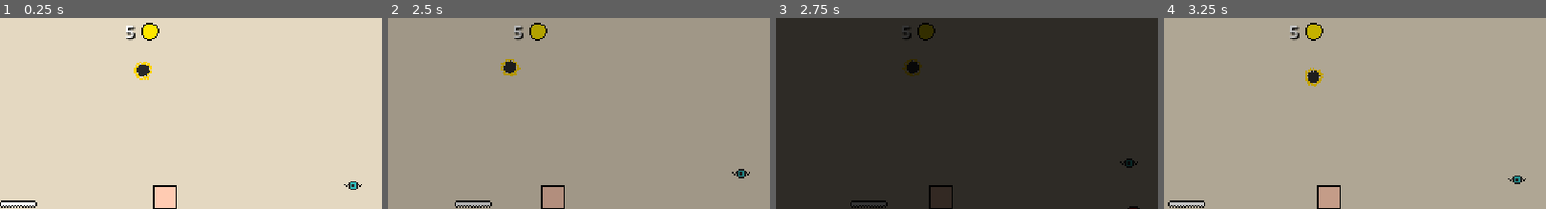
Above: before the commit, frames 1-4 (left to right).
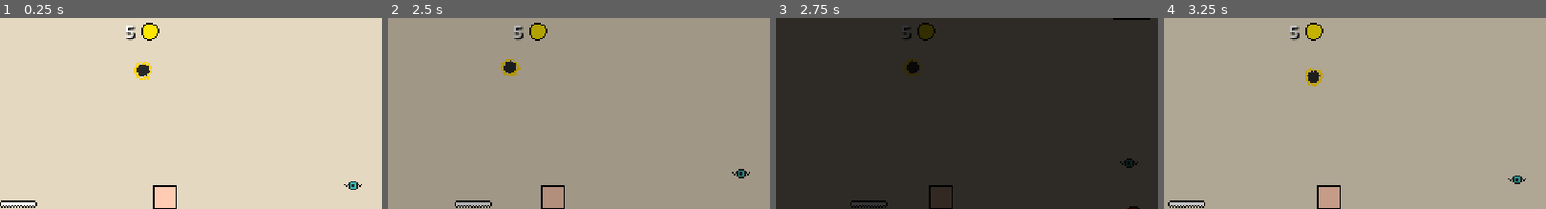
Above: after the commit, the same moments.

Repository: yannicka/ninja
Game: Godot game, scene res://src/Scenes/Game.tscn
Two runs of this game, one before a commit and one after it. Both use one fixed random seed, a clock stepped at 60 frames per second and the inputs below.
Inputs (mouse positions are % of the whole screen's width and height, from its top left):
- Up to frame 1 (0.25 s): no input
- Up to frame 2 (2.5 s): move the mouse to (72, 45) at 0.52 s; hold Space (space) 0.53-1.28 s; hold Right (ui_right) 0.53-2.03 s; click (72, 45) at 0.67 s; tap Up (ui_up) at 0.77, 1.52 s; move the mouse to (30, 55) at 1.27 s; tap Space (space) at 1.35 s; move the mouse to (60, 28) at 2.02 s; hold Left (ui_left) from 2.03 s (still down); hold Space (space) from 2.03 s (still down)
- Up to frame 3 (2.75 s): keep holding Left (ui_left); keep holding Space (space)
- Up to frame 4 (3.25 s): move the mouse to (45, 70) at 2.77 s; release Left (ui_left) at 2.78 s; release Space (space) at 2.78 s; hold Right (ui_right) from 2.78 s (still down); tap Space (space) at 2.85 s; click (45, 70) at 2.92 s; tap Up (ui_up) at 3.02 s
The pictures show only the part of the screen within x 33-83%, y 0-50%; the shares and areas given below are measured in that part.

Frames 1-2 are identical in both runs. In frame 3, 0.1% of the frame differs, in the area x 88-98%, y 0-1%; in frame 4, nothing differs.

Commit message:
Générateur de plateformes

Diff:
--- a/src/Enemies/Eye.tscn
+++ b/src/Enemies/Eye.tscn
@@ -67,6 +67,8 @@
 script = ExtResource("1_l4aqx")
 
 [node name="CharacterBody2d" type="CharacterBody2D" parent="."]
+collision_layer = 0
+collision_mask = 0
 
 [node name="AnimatedSprite2d" type="AnimatedSprite2D" parent="CharacterBody2d"]
 frames = SubResource("SpriteFrames_nve8d")
--- a/src/Enemies/Fireball.tscn
+++ b/src/Enemies/Fireball.tscn
@@ -21,6 +21,21 @@
 [sub_resource type="CircleShape2D" id="CircleShape2D_2gx8n"]
 radius = 4.12311
 
+[sub_resource type="Animation" id="Animation_trpje"]
+length = 0.001
+tracks/0/type = "value"
+tracks/0/imported = false
+tracks/0/enabled = true
+tracks/0/path = NodePath("AnimatableBody2D:position")
+tracks/0/interp = 1
+tracks/0/loop_wrap = true
+tracks/0/keys = {
+"times": PackedFloat32Array(0),
+"transitions": PackedFloat32Array(1),
+"update": 0,
+"values": [Vector2(0, 0)]
+}
+
 [sub_resource type="Animation" id="Animation_nyvv8"]
 resource_name = "fire"
 length = 5.0
@@ -38,21 +53,6 @@
 "values": [Vector2(0, 0), Vector2(0, 0), Vector2(0, -200), Vector2(0, 0)]
 }
 
-[sub_resource type="Animation" id="Animation_trpje"]
-length = 0.001
-tracks/0/type = "value"
-tracks/0/imported = false
-tracks/0/enabled = true
-tracks/0/path = NodePath("AnimatableBody2D:position")
-tracks/0/interp = 1
-tracks/0/loop_wrap = true
-tracks/0/keys = {
-"times": PackedFloat32Array(0),
-"transitions": PackedFloat32Array(1),
-"update": 0,
-"values": [Vector2(0, 0)]
-}
-
 [sub_resource type="AnimationLibrary" id="AnimationLibrary_lr1kc"]
 _data = {
 "RESET": SubResource("Animation_trpje"),
@@ -63,6 +63,8 @@
 script = ExtResource("1_wciyo")
 
 [node name="AnimatableBody2D" type="AnimatableBody2D" parent="."]
+collision_layer = 0
+collision_mask = 0
 
 [node name="AnimatedSprite2D" type="AnimatedSprite2D" parent="AnimatableBody2D"]
 frames = SubResource("SpriteFrames_b4154")
--- /dev/null
+++ b/src/Generator/VerticalPlatformGenerator.gd
@@ -0,0 +1,18 @@
+extends Node2D
+
+const VerticalPlatform = preload("res://src/Platforms/VerticalPlatform.tscn")
+
+var timer = Timer.new()
+
+func _ready():
+	timer.connect("timeout", generate)
+	timer.wait_time = 2
+	add_child(timer)
+	timer.start()
+
+func generate():
+	var vertical_platform = VerticalPlatform.instantiate()
+	vertical_platform.position = global_position
+	get_tree().current_scene.add_child(vertical_platform)
+
+	timer.start()
--- /dev/null
+++ b/src/Generator/VerticalPlatformGenerator.tscn
@@ -0,0 +1,6 @@
+[gd_scene load_steps=2 format=3 uid="uid://dy32lcdr3t117"]
+
+[ext_resource type="Script" path="res://src/Generator/VerticalPlatformGenerator.gd" id="1_a4hoo"]
+
+[node name="VerticalPlatformGenerator" type="Node2D"]
+script = ExtResource("1_a4hoo")
--- a/src/Levels/Level1.tscn
+++ b/src/Levels/Level1.tscn
@@ -16,6 +16,7 @@
 [ext_resource type="PackedScene" uid="uid://cmtqborvhjkhc" path="res://src/Enemies/Fireball.tscn" id="14_vtwaj"]
 [ext_resource type="PackedScene" uid="uid://42eefgbk72c4" path="res://src/Items/Boost.tscn" id="15_nf1ta"]
 [ext_resource type="PackedScene" uid="uid://csjovr836mnha" path="res://src/Items/Coin.tscn" id="16_wq47q"]
+[ext_resource type="PackedScene" uid="uid://dy32lcdr3t117" path="res://src/Generator/VerticalPlatformGenerator.tscn" id="17_2e4b5"]
 
 [node name="Level1" type="Node2D"]
 
@@ -80,3 +81,6 @@
 
 [node name="Coin3" parent="." instance=ExtResource("16_wq47q")]
 position = Vector2(120, 185)
+
+[node name="VerticalPlatformGenerator" parent="." instance=ExtResource("17_2e4b5")]
+position = Vector2(408, -16)
--- /dev/null
+++ b/src/Platforms/VerticalPlatform.gd
@@ -0,0 +1,6 @@
+extends AnimatableBody2D
+
+var velocity = Vector2(0, 20)
+
+func _process(delta: float):
+	var collision = move_and_collide(velocity * delta)
--- /dev/null
+++ b/src/Platforms/VerticalPlatform.tscn
@@ -0,0 +1,33 @@
+[gd_scene load_steps=6 format=3 uid="uid://b6uduokd5gcak"]
+
+[ext_resource type="Script" path="res://src/Platforms/VerticalPlatform.gd" id="1_0xvga"]
+[ext_resource type="Texture2D" uid="uid://c1v422dxujuhh" path="res://assets/platforms.png" id="1_3itga"]
+
+[sub_resource type="AtlasTexture" id="AtlasTexture_q3dwf"]
+atlas = ExtResource("1_3itga")
+region = Rect2(0, 96, 32, 32)
+
+[sub_resource type="SpriteFrames" id="SpriteFrames_fl4k4"]
+animations = [{
+"frames": [SubResource("AtlasTexture_q3dwf")],
+"loop": true,
+"name": &"default",
+"speed": 5.0
+}]
+
+[sub_resource type="RectangleShape2D" id="RectangleShape2D_88o6k"]
+size = Vector2(25, 4)
+
+[node name="VerticalPlatform" type="AnimatableBody2D"]
+collision_layer = 32
+collision_mask = 0
+sync_to_physics = false
+script = ExtResource("1_0xvga")
+
+[node name="AnimatedSprite2D" type="AnimatedSprite2D" parent="."]
+frames = SubResource("SpriteFrames_fl4k4")
+
+[node name="CollisionShape2D" type="CollisionShape2D" parent="."]
+position = Vector2(-0.5, 0)
+shape = SubResource("RectangleShape2D_88o6k")
+one_way_collision = true
Binary file changed: assets/platforms.png
Not shown: 1 places in src/Levels/Level1.tscn that only renumber resources
Not shown, changed: assets/platforms.kra
